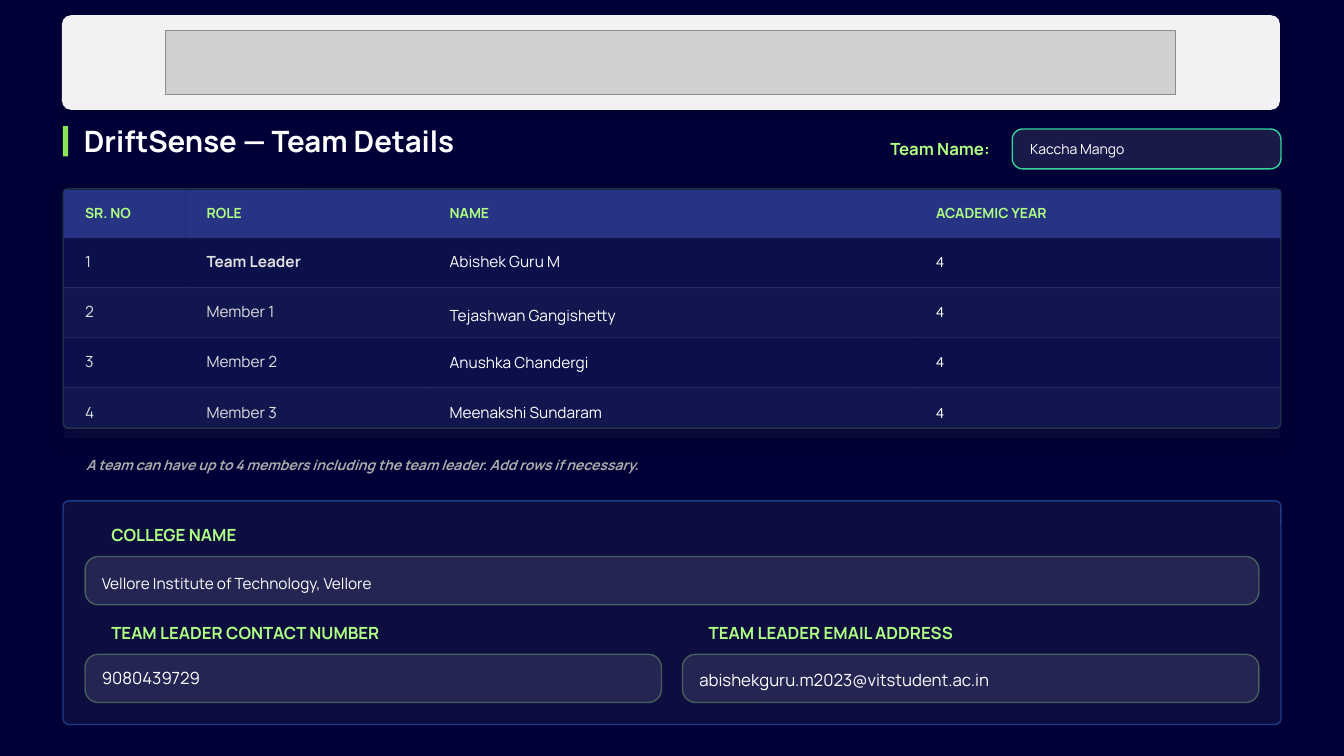
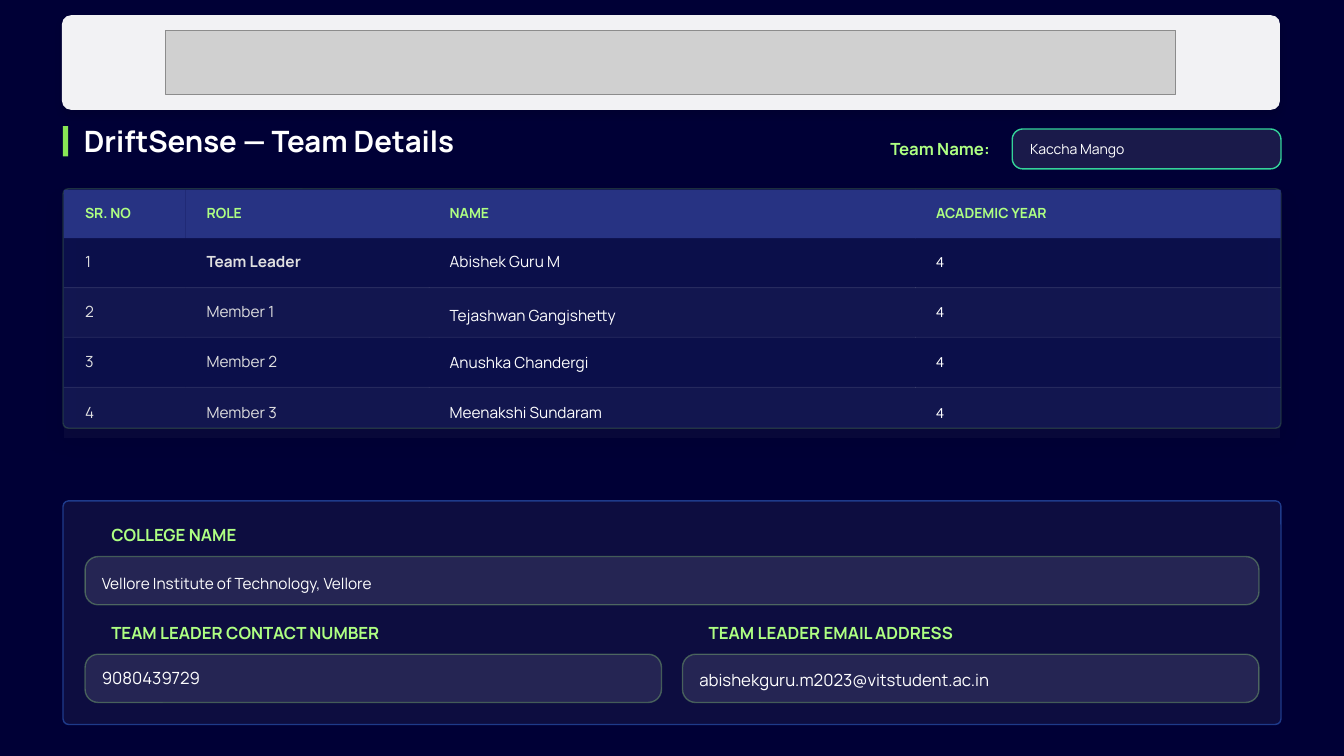
Before and after one commit to teja120805-cyber/Semicon-26---Kacha-Mango, a slide deck: slide 1 of Kaccha Mango_PS02.pptx. Drawn at 1344x756 pixels with LibreOffice and Linux fonts; fonts in the diff are those of the drawing; grey boxes stand for pictures; background and template pictures are left out; a plain dark background stands for a picture behind light text. Boxes give left, top, right and bottom in pixels: in the first picture for what was removed or moved away, otherwise in the second. Text is boxed around its words. In the diff, an @@ line names an element or a change of style, - is before the commit and + after.

```diff
--- a/Kaccha Mango_PS02.pptx
+++ b/Kaccha Mango_PS02.pptx
@@ text removed at bbox=[86, 459, 639, 474] @@
-A team can have up to 4 members including the team leader. Add rows if necessary.
```
Also in this commit, not shown: 8 other slides changed, 2 other files.
